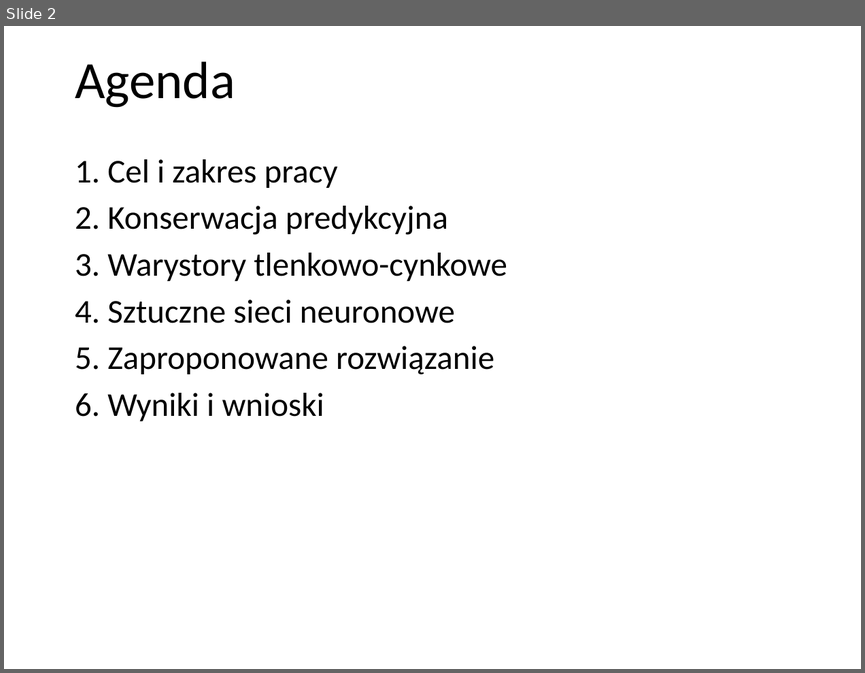
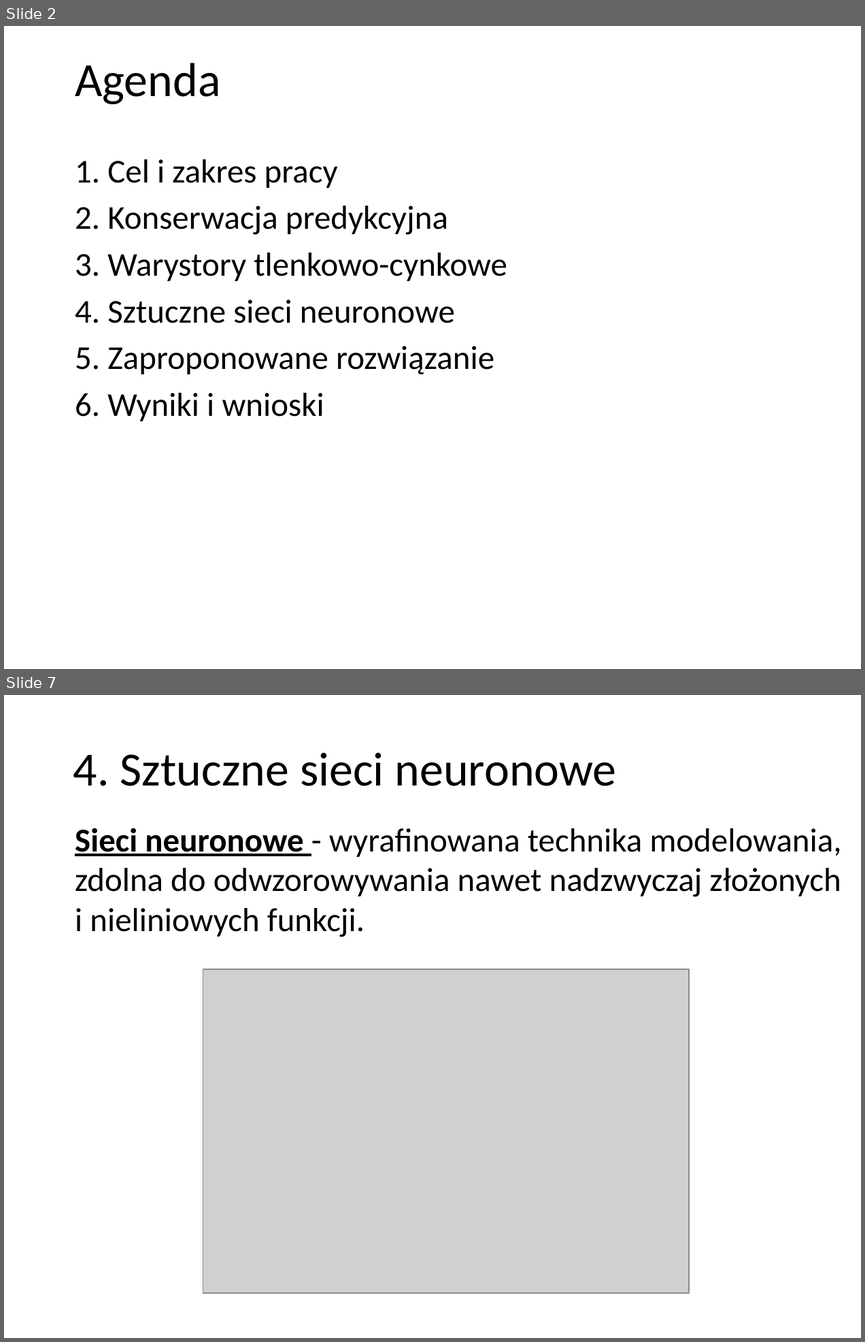
Before and after one commit to r-zareba/praca_inzynierska, a slide deck: prezentacja.pptx. Shown one above the other, each under a label of ours: slide 2 before the commit, slides 2 and 7 after it; the slides between them are not shown. The pictures are 865x673 and 865x1342 pixels, drawn with LibreOffice and Linux fonts; fonts in the diff are those of the drawing; grey boxes stand for pictures; background and template pictures are left out. Boxes give left, top, right and bottom in pixels: in the first picture for what was removed or moved away, otherwise in the second. Text is boxed around its words. In the diff, an @@ line names an element or a change of style, - is before the commit and + after.

```diff
--- a/prezentacja.pptx
+++ b/prezentacja.pptx
@@ slide 7 added at (4, 695, 861, 1338), background picture (left out); not listed: 1 template element that a slide beside it also shows @@
@@ text added at (73, 753, 617, 786), 40 pt, text #000000 @@
+4. Sztuczne sieci neuronowe
@@ text added at (75, 828, 841, 937), 28 pt, text #000000 @@
+Sieci neuronowe - wyrafinowana technika modelowania, zdolna do odwzorowywania nawet nadzwyczaj złożonych i nieliniowych funkcji.
@@ picture added at (203, 969, 689, 1293) @@
@@ slide 2 changed as well @@
@@ text "Agenda" at (75, 63, 221, 104): size 44 to 40 pt @@
```
Also in this commit, not shown: 2 other slides changed, 5 other slides added, 7 slides removed, 7 other files.
